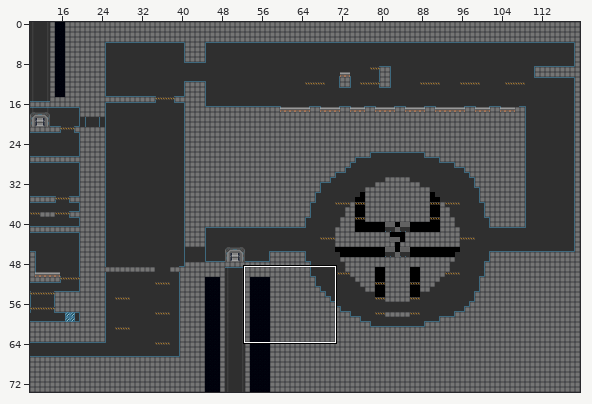
Level history. Tiled map: proj/assets/dat/level7.tmx. The first picture is a wide view before the edit; the outline marks the close-up.
Close-up. Old version:
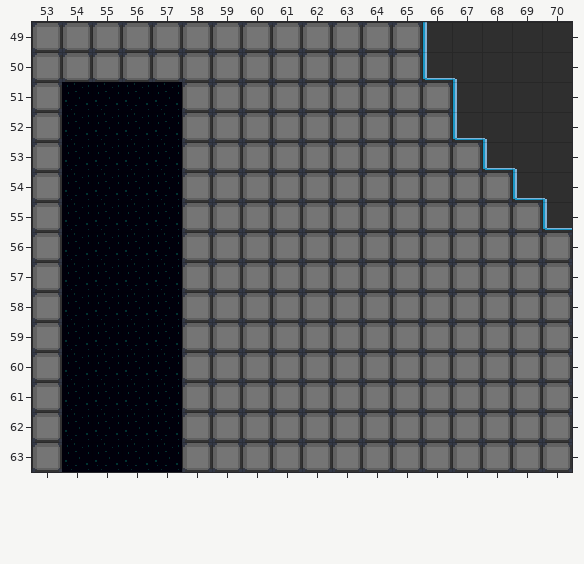
Cells are 20x20 px. Shown: x 53..70, y 49..63. The commit also changed other parts of the map, which this record leaves out.
Now the later version:
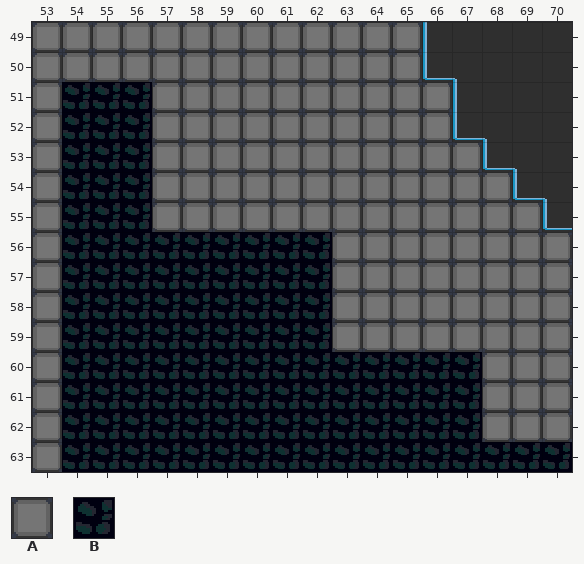
Key: from "defTile": A 20, B 38.
_ is an empty cell.
Tiles replaced or removed in this view: A.
Diff:
Changed rows in their new state; . is an unchanged cell.
Layer "tile":
first column x 54:
51 BBBA.............
52 BBBA.............
53 BBBA.............
54 BBBA.............
55 BBBA.............
56 BBBBBBBBB........
57 BBBBBBBBB........
58 BBBBBBBBB........
59 BBBBBBBBB........
60 BBBBBBBBBBBBBB...
61 BBBBBBBBBBBBBB...
62 BBBBBBBBBBBBBB...
63 BBBBBBBBBBBBBBBBB
